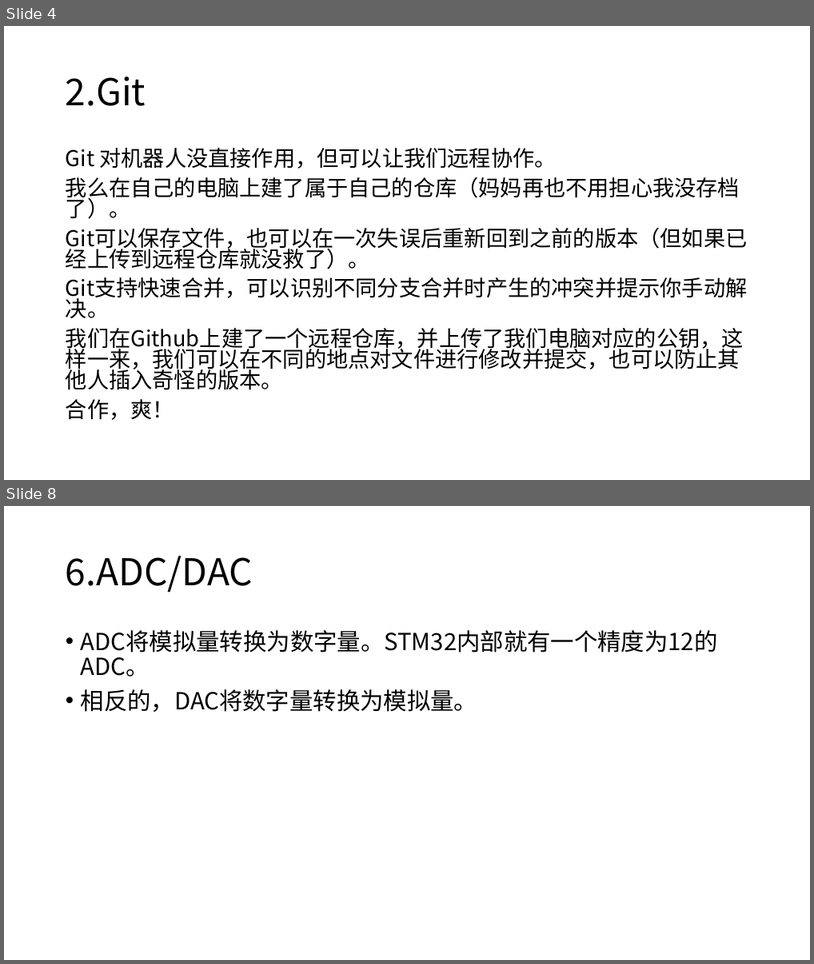
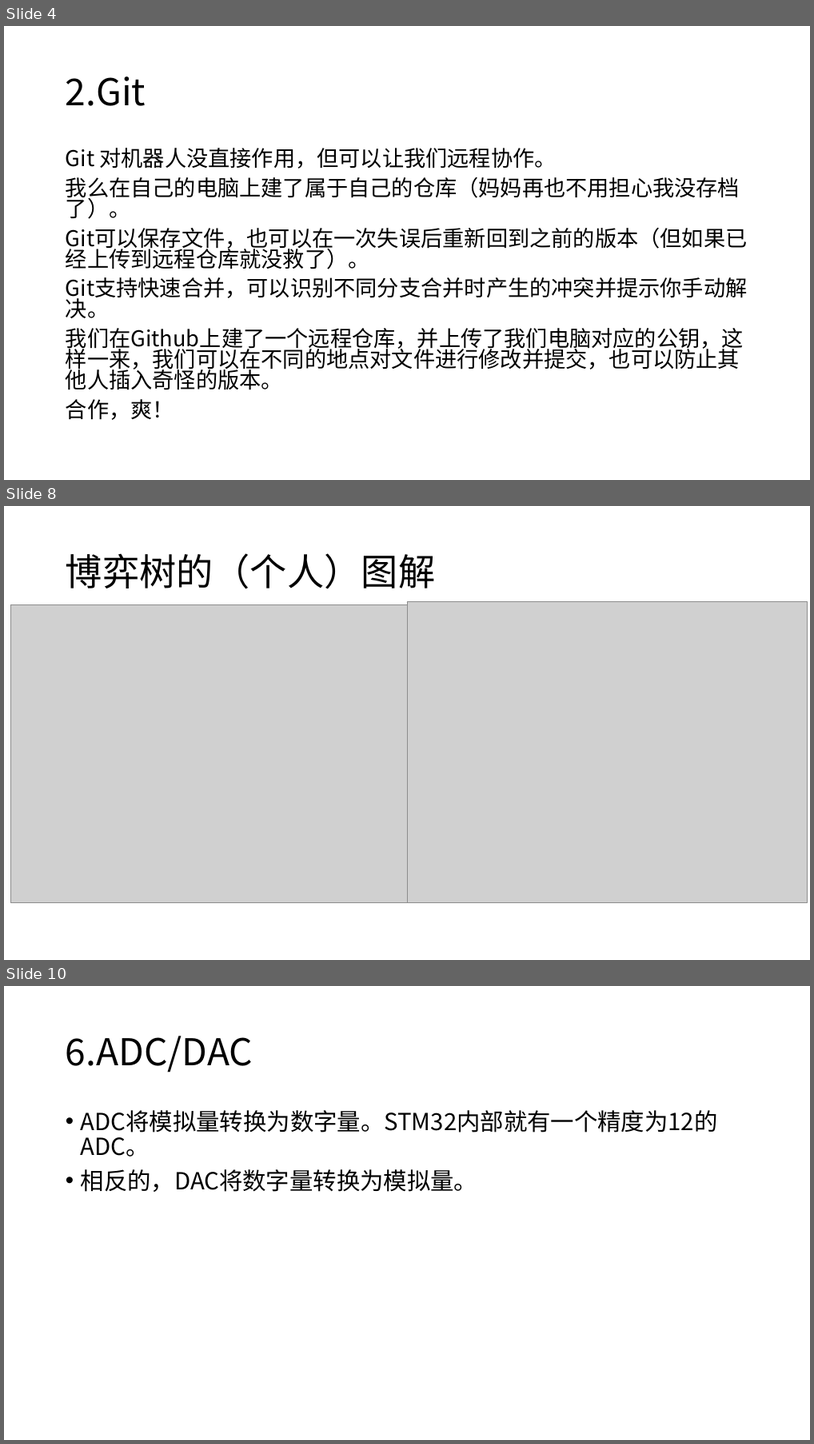
Before and after one commit to T6009/learngit, a slide deck: 3.pptx. Shown one above the other, each under a label of ours: slides 4 and 8 before the commit, slides 4, 8 and 10 after it; the slides between them are not shown. The pictures are 814x964 and 814x1444 pixels, drawn with LibreOffice and Linux fonts; fonts in the diff are those of the drawing; grey boxes stand for pictures. Boxes give left, top, right and bottom in pixels: in the first picture for what was removed or moved away, otherwise in the second. Text is boxed around its words. In the diff, an @@ line names an element or a change of style, - is before the commit and + after.

```diff
--- a/3.pptx
+++ b/3.pptx
@@ slide 8 added at (4,506,810,960), background #FFFFFF @@
@@ title added at (66,553,435,589), 44 pt, text #000000 @@
+博弈树的（个人）图解
@@ picture added at (10,604,407,902) @@
@@ picture added at (407,602,808,903) @@
@@ what was slide 8 is now slide 10 @@
```
Also in this commit, not shown: 4 slides changed, 1 other slide added.
